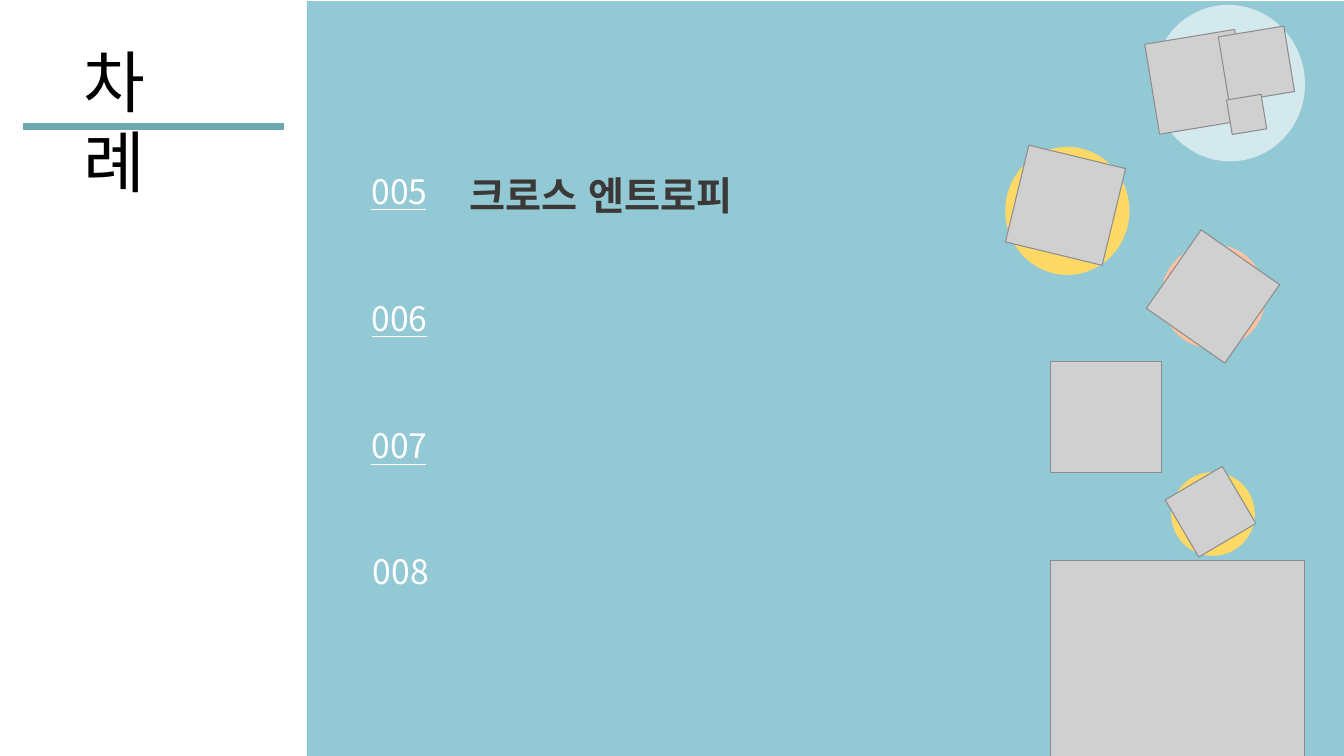
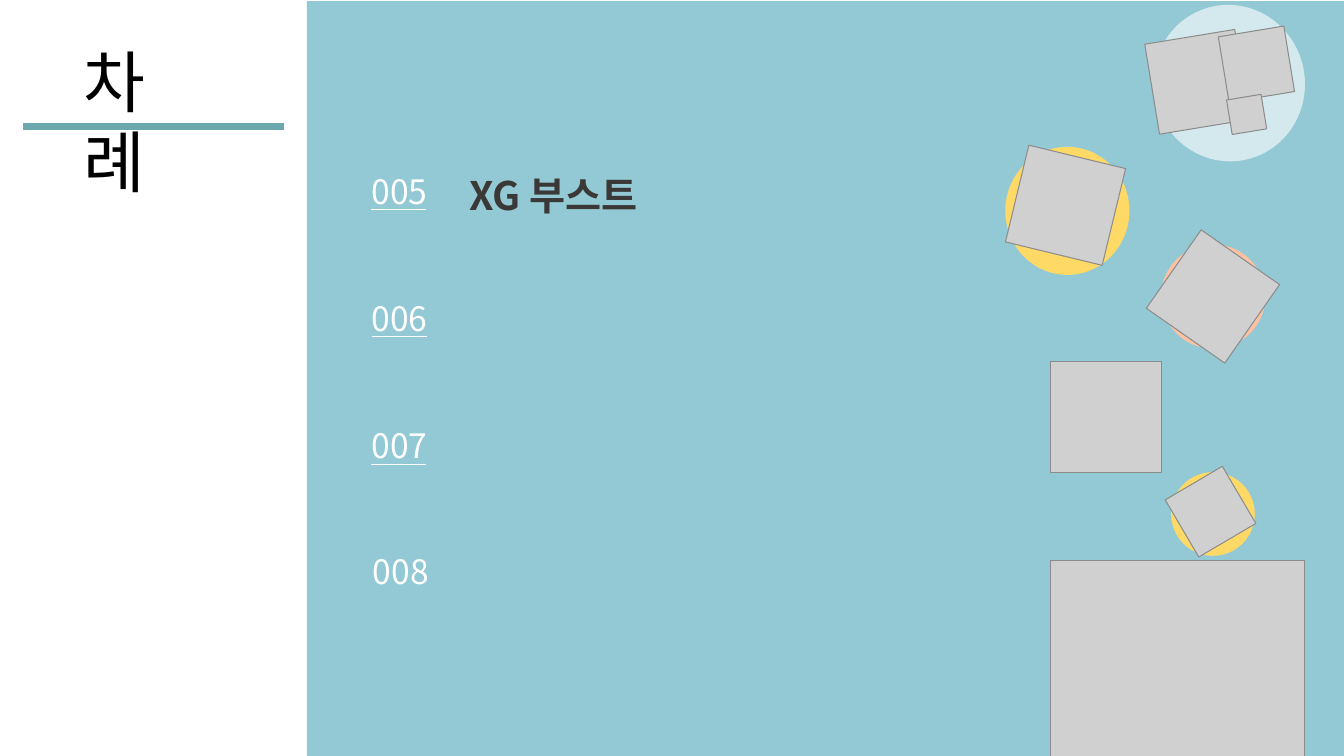
Before and after one commit to nqwrt/ai_doucument, a slide deck: slide 2 of AI-너를 사랑한-XG부스트.pptx (slide 3 before the commit). Drawn at 1344x756 pixels with LibreOffice and Linux fonts; fonts in the diff are those of the drawing; grey boxes stand for pictures. Boxes give left, top, right and bottom in pixels: in the first picture for what was removed or moved away, otherwise in the second. Text is boxed around its words. In the diff, an @@ line names an element or a change of style, - is before the commit and + after.

```diff
--- a/AI-너를 사랑한-XG부스트.pptx
+++ b/AI-너를 사랑한-XG부스트.pptx
@@ text at bbox=[469, 178, 638, 214]: text changed @@
-크로스 엔트로피
+XG 부스트
```
Also in this commit, not shown: 1 other slide changed, 6 slides added, 5 slides removed.
